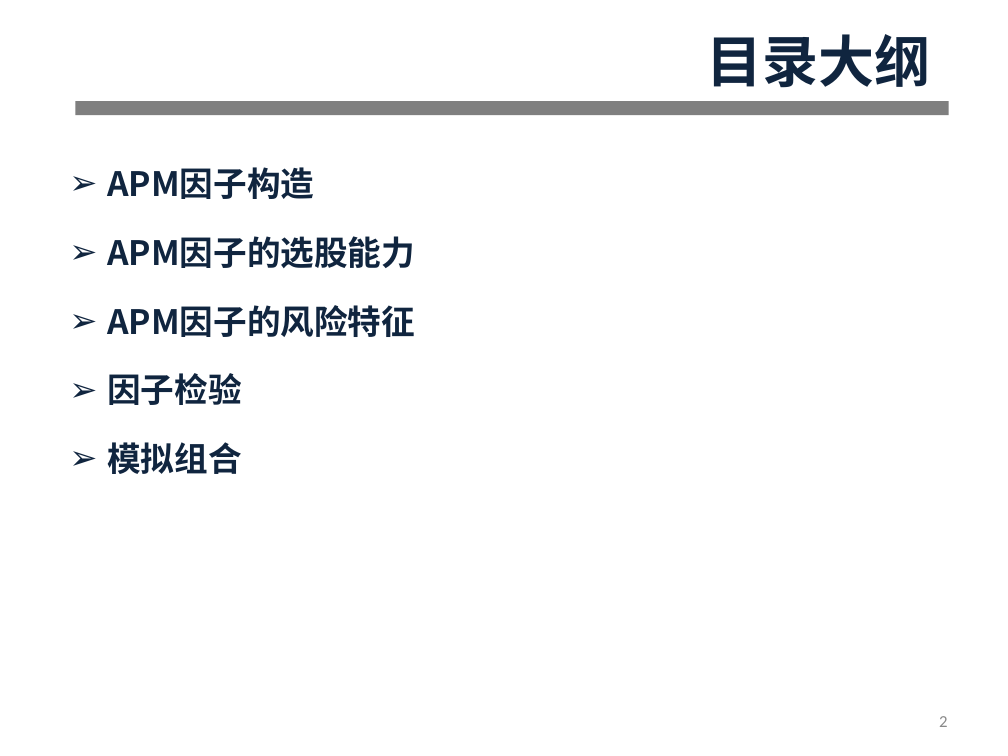
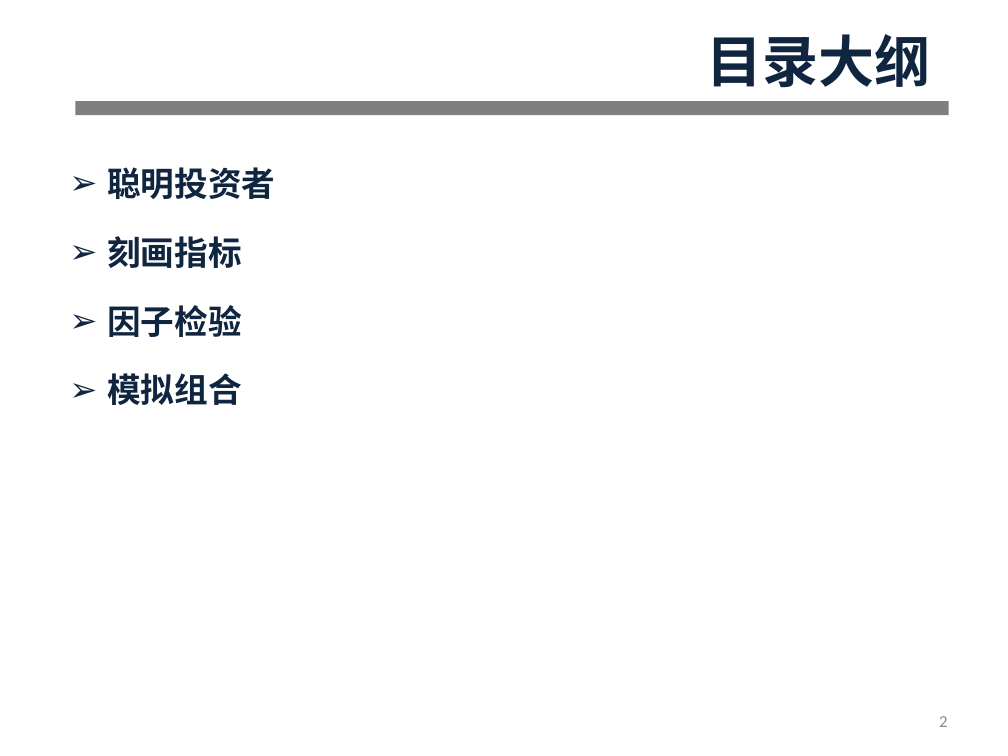
Before and after one commit to rafs/MultiFactor, a slide deck: slide 2 of doc/SmartQ因子.ppt. Drawn at 1008x756 pixels with LibreOffice and Linux fonts; fonts in the diff are those of the drawing. Boxes give left, top, right and bottom in pixels: in the first picture for what was removed or moved away, otherwise in the second. Text is boxed around its words. In the diff, an @@ line names an element or a change of style, - is before the commit and + after.

```diff
--- a/doc/SmartQ因子.ppt
+++ b/doc/SmartQ因子.ppt
@@ text at [107, 167, 275, 268]: text changed @@
-➢ APM因子构造
-➢ APM因子的选股能力
-➢ APM因子的风险特征
+➢ 聪明投资者
+➢ 刻画指标
```
Also in this commit, not shown: 7 other slides changed, 7 slides added, 13 slides removed, 9 other files.
